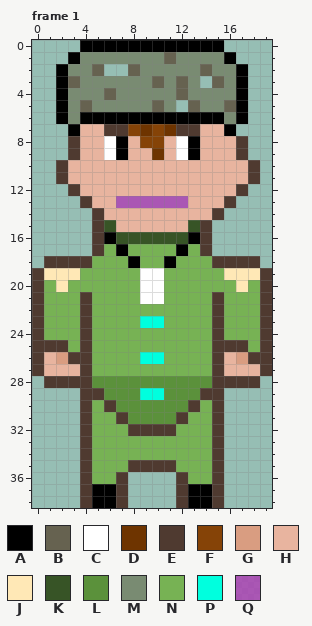
A pixel-art file gets an edit: game/images/8bitwork/source_files/work.ase. That is the earlier state.
20x39 pixels, 1 frame. Colours within 5 levels of each other are drawn and written as one. Shown: frame 1. The commit also changed other frames, which this record leaves out.
Palette (. is transparent): A #000000  B #666250  C #ffffff  D #6e3400  E #4f3a30  F #854307  G #d99d81  H #e8b49f  J #ffe8b6  K #375426  L #5b913b  M #798b72  N #77b254  P #00ffde  Q #af3cb4cb
Pixels before, frame 1, first column x 0:
 0 ....AAAAAAAAAAAA....
 1 ...AMMMMMMMBMMMMA...
 2 ..AMMB..BMMMMMBMMA..
 3 ..ABMMMMMMBMBM.BMA..
 4 ..AMMMBMMMMMBMMMMA..
 5 ..AMBMMMMMBM.BMMBA..
 6 ..AMAAAAAAAAAAAAMA..
 7 ...AHHEEFDFDEEHHA...
 8 ...EHHCAHFFHCAHHHE..
 9 ...EHHCAHHDHCAHHHE..
10 ..EHHHHHHHHHHHHHHHE.
11 ..EHHHHHHHHHHHHHHHE.
12 ...EHHHHHHHHHHHHHE..
13 ....EHHQQQQQQHHHE...
14 .....EHHHHHHHHHE....
15 .....EKHHHHHHKE.....
16 .....EAKKKKKKAE.....
17 .....ENANNNNANE.....
18 .EEEENNNANNANNNEEEE.
19 EJJJNNNNNCCNNNNNJJJE
20 ENJNNNNNNCCNNNNNNJNE
21 ENNNENNNNCCNNNNENNNE
22 ENNNENNNNNNNNNNENNNE
23 ENNNENNNNPPNNNNENNNE
24 ENNNENNNNNNNNNNENNNE
25 EEENENNNNNNNNNNEEENE
26 EHGEENNNNPPNNNNEHGEE
27 EHHHENNNNNNNNNNEHHHE
28 .EEEELLLLLLLLLLEEEE.
29 ....EELLLPPLLLEE....
30 ....ENELLLLLLENE....
31 ....ENNELLLLENNE....
32 ....ENNNEEEENNNE....
33 ....ENNNNNNNNNNE....
34 ....ENNNNNNNNNNE....
35 ....ENNNEEEENNNE....
36 ....ENNE....ENNE....
37 ....EAAE....EAAE....
38 ....EAAE....EAAE....
The same view after the edit:
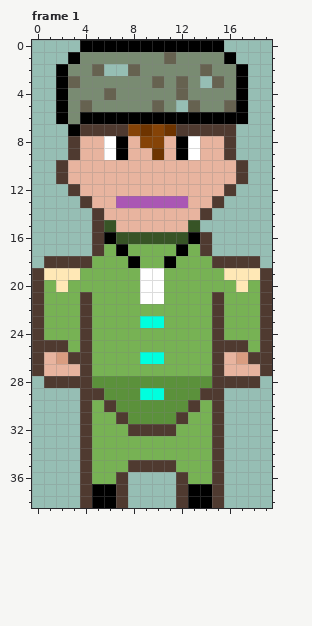
Difference:
Frame 1, layer "Traceoforgin":
Colour A replaces colour C in rows 8 to 9 at x 12.
Colour A replaces colour M in row 6 at x 16.
Colour C replaces colour A in rows 8 to 9 at x 13.
Colour E replaces colour A in row 7 at x 16.
Colour E replaces colour H in row 7 at x 4 to 5 and 14 to 15; in rows 8 to 9 at x 16; in rows 10 to 11 at x 17; in row 12 at x 16; in row 13 at x 15; in row 14 at x 14.
The author cleared colour E in rows 8 to 9 at x 17; in rows 10 to 11 at x 18; in row 12 at x 17; in row 13 at x 16; in row 14 at x 15; in row 15 at x 14.
Pixel boxes of the changes (left, top, right, bottom) in both pictures:
changed: (176, 112, 260, 232)
changed: (80, 124, 104, 136)
